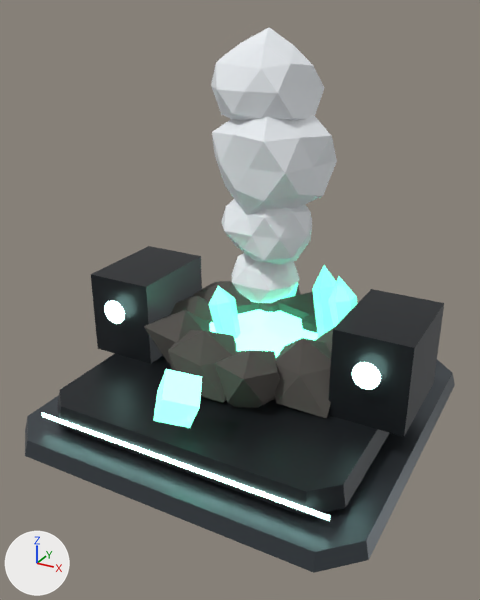
An edit to the FBX model mines20/droppers10/d9/GeyserVentDropper_Roblox.fbx, drawn before and after from the same camera.
The view is the same before and after, from a 50 mm camera at (7.02, -13.42, 9.52) aimed at (-0.09, -0.5, 3.06). Every picture has the same lights, and +X, +Y and +Z are marked at lower left. The older version comes first.

The older version as bpy lines, for what is in view:
```python
ob_crystal = bpy.data.objects.new('Crystal', me_geyser_crystal_0_002)
ob_crystal.location = (1.49, 1.3, 2.42)
ob_darkplate = bpy.data.objects.new('DarkPlate', me_footing_high_002)
ob_darkplate.location = (0.0, 0.0, 0.65)
ob_steam = bpy.data.objects.new('Steam', me_steam_puff_0_002)
ob_steam.location = (0.0, 0.6, 3.3)
ob_steelplate = bpy.data.objects.new('SteelPlate', me_footing_low_002)
ob_steelplate.location = (0.0, 0.0, 0.0)
ob_ventrock = bpy.data.objects.new('VentRock', me_vent_rock_0_002)
ob_ventrock.location = (2.05, 0.6, 1.48)
# also in view: 'AccentNeon' at (0.0, -2.51, 1.56); 'CoreGlow' at (0.0, 0.6, 1.75); 'Ore' at (0.0, -3.4, 1.9)
```
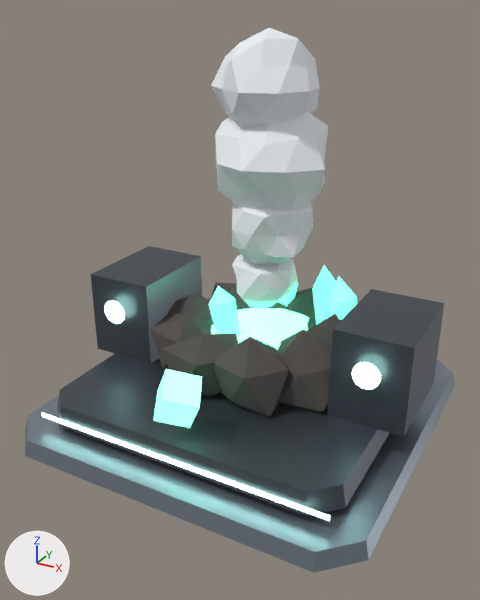
Edits to the scene script, one JSON object a line:
```json
{"op": "set", "path": "mat_dark_plate__diamondplate.base_color", "old": "(0.0296, 0.0343, 0.0395)", "new": "(0.0931, 0.109, 0.127)", "note": "dark grey #303438 -> dark grey #565d64"}
{"op": "set", "path": "mat_steel_plate__diamondplate.base_color", "old": "(0.0931, 0.109, 0.125)", "new": "(0.292, 0.342, 0.402)", "note": "dark grey #565d63 -> grey #939eaa"}
{"block": "me_vent_rock_0_002", "where": "# used by ob_ventrock; location = (2.05, 0.6, 1.48)"}
{"op": "remove", "block": "me_vent_rock_0_002", "code": "me_vent_rock_0_002.from_pydata(...)  # 120 vertices, 200 faces; spans x -5.15..0.86, y -2.87..2.83, z -1.21..1.08"}
{"op": "add", "block": "me_vent_rock_0_002", "code": "me_vent_rock_0_002.from_pydata(...)  # 120 vertices, 200 faces; spans x -4.9..1.06, y -2.8..2.88, z -1.29..1.25"}
{"block": "me_vent_rock_0_002", "change": "me_vent_rock_0_002 part 1: 119 of 120 vertices moved; they spanned x -5.15..0.86, y -2.87..2.83, z -1.21..1.08 and now span x -4.9..1.06, y -2.8..2.88, z -1.29..1.25; mean shift (0.05, -0.01, -0.02); largest move (-4.59, 0.57, 0.6) -> (-4.15, 0.82, 0.32)"}
{"block": "me_steam_puff_0_002", "where": "# used by ob_steam; location = (0.0, 0.6, 3.3)"}
{"op": "remove", "block": "me_steam_puff_0_002", "code": "me_steam_puff_0_002.from_pydata(...)  # 168 vertices, 320 faces; spans x -1.22..1.62, y -1.36..1.39, z -0.68..5.84"}
{"op": "add", "block": "me_steam_puff_0_002", "code": "me_steam_puff_0_002.from_pydata(...)  # 168 vertices, 320 faces; spans x -1.29..1.69, y -1.51..1.47, z -0.7..5.85"}
{"block": "me_steam_puff_0_002", "change": "me_steam_puff_0_002 part 2: 168 of 168 vertices moved; they spanned x -1.22..1.62, y -1.36..1.39, z -0.68..5.84 and now span x -1.29..1.69, y -1.51..1.47, z -0.7..5.85; mean shift (-0.01, 0.01, 0.01)"}
{"op": "set", "path": "ob_ventrock.location", "old": "(2.05, 0.6, 1.48)", "new": "(2.01, 0.61, 1.5)"}
{"op": "set", "path": "ob_steam.location", "old": "(0.0, 0.6, 3.3)", "new": "(0.0, 0.61, 3.29)"}
```

What differs and where, as boxes (x1, y1, x2, y2) in the pictures (480 x 600 px):
```json
{"object": "DarkPlate", "change": "recoloured", "before": [58, 246, 444, 516], "after": [58, 246, 444, 516], "on screen": "lighter"}
{"object": "Steam", "change": "reshaped, moved", "before": [211, 27, 337, 303], "after": [211, 28, 328, 307], "on screen": "7% narrower"}
{"object": "SteelPlate", "change": "recoloured", "before": [25, 360, 455, 573], "after": [25, 360, 455, 573], "on screen": "lighter"}
{"object": "VentRock", "change": "reshaped, moved", "before": [144, 281, 335, 419], "after": [150, 283, 341, 417]}
```
